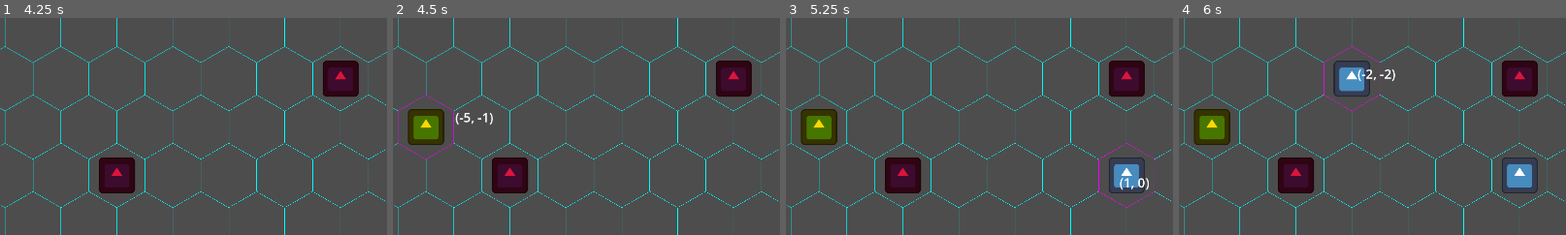
Above: before the commit, frames 1-4 (left to right).
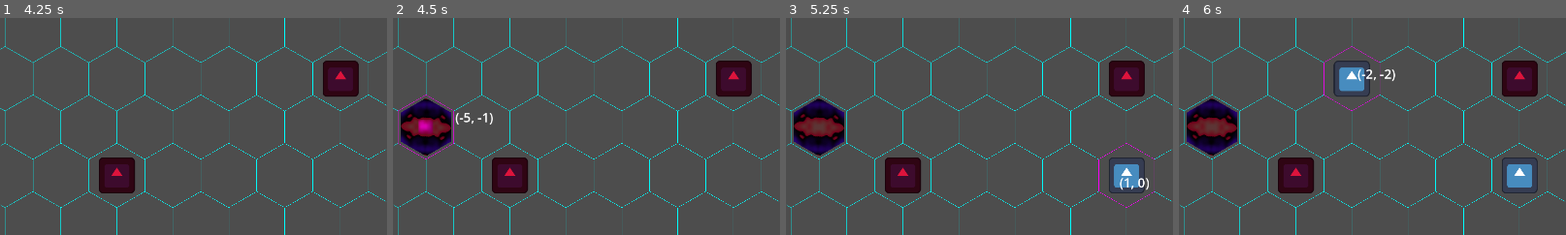
Above: after the commit, the same moments.

Repository: CUGG-2025-Puzzlers/hex-arena
Game: Godot game, scene res://scenes/arena.tscn
Two runs of this game, one before a commit and one after it. Both use one fixed random seed, a clock stepped at 60 frames per second and the inputs below. The engine's default icon, where the game draws it, is replaced by a stand-in: a white triangle on a blue panel in a dark square.
Inputs (mouse positions are % of the whole screen's width and height, from its top left):
- Up to frame 1 (4.25 s): tap Enter at 0.5, 2, 3.5 s; move the mouse to (72, 45) at 0.52 s; press the mouse at (72, 45) at 0.53 s; tap Space (fire_magic) at 1.25, 1.35, 2.75 s; move the mouse to (30, 55) at 1.27 s; release the mouse at (30, 55) at 1.28 s; click (30, 55) at 1.55 s; move the mouse to (60, 28) at 2.02 s; press the mouse at (60, 28) at 2.03 s; move the mouse to (45, 70) at 2.77 s; release the mouse at (45, 70) at 2.78 s; tap R (turn_pure_to_heavy) at 2.85 s; click (45, 70) at 3.05 s; move the mouse to (80, 65) at 3.52 s; press the mouse at (80, 65) at 3.53 s; tap E (turn_pure_to_light) at 3.6 s
- Up to frame 2 (4.5 s): tap Space (fire_magic) at 4.25 s; move the mouse to (20, 35) at 4.27 s; release the mouse at (20, 35) at 4.28 s; tap Q (turn_pure_to_shield) at 4.35 s
- Up to frame 3 (5.25 s): click (20, 35) at 4.55 s; move the mouse to (55, 50) at 5.02 s; press the mouse at (55, 50) at 5.03 s
- Up to frame 4 (6 s): move the mouse to (35, 25) at 5.77 s; release the mouse at (35, 25) at 5.78 s; tap Space (fire_magic) at 5.85 s
The pictures show only the part of the screen within x 13-63%, y 14-64%; the shares and areas given below are measured in that part.

Frame 1 is identical in both runs. In frame 2, 2.6% of the frame differs, in the area x 2-16%, y 37-64%; in frame 3, 2.6%; in frame 4, 2.6%.

Commit message:
Shield Noise Texture + Full (90%) tile collsion

Diff:
--- /dev/null
+++ b/assets/textures/grass_texture.tres
@@ -0,0 +1,16 @@
+[gd_resource type="NoiseTexture2D" format=3 uid="uid://k25hmluknkxx"]
+
+[sub_resource type="Gradient" id="Gradient_788o1"]
+colors = PackedColorArray(0, 0.41960785, 0, 1, 0.02745098, 0.96862745, 0.7921569, 1)
+
+[sub_resource type="FastNoiseLite" id="FastNoiseLite_0f2g5"]
+noise_type = 4
+frequency = 0.039
+
+[resource]
+width = 400
+height = 400
+noise = SubResource("FastNoiseLite_0f2g5")
+color_ramp = SubResource("Gradient_788o1")
+seamless = true
+seamless_blend_skirt = 1.0
--- /dev/null
+++ b/assets/textures/lawn_texture.tres
@@ -0,0 +1,17 @@
+[gd_resource type="NoiseTexture2D" format=3 uid="uid://rgj8d7c2onr6"]
+
+[sub_resource type="Gradient" id="Gradient_788o1"]
+offsets = PackedFloat32Array(0, 0.46875, 1)
+colors = PackedColorArray(0.19215687, 0.5882353, 0.81960785, 1, 0.02745098, 0.1764706, 0, 1, 0.89, 0.80099994, 0.2225, 1)
+
+[sub_resource type="FastNoiseLite" id="FastNoiseLite_0f2g5"]
+noise_type = 3
+frequency = 0.3701
+
+[resource]
+width = 400
+height = 400
+noise = SubResource("FastNoiseLite_0f2g5")
+color_ramp = SubResource("Gradient_788o1")
+seamless = true
+seamless_blend_skirt = 1.0
--- /dev/null
+++ b/assets/textures/magic.tres
@@ -0,0 +1,19 @@
+[gd_resource type="NoiseTexture2D" format=3 uid="uid://fs4nj03e7j1t"]
+
+[sub_resource type="Gradient" id="Gradient_788o1"]
+offsets = PackedFloat32Array(0, 0.23958333, 0.3472222, 0.38297874, 0.5138889, 0.5243056, 0.59375)
+colors = PackedColorArray(0.75678116, 0.25297976, 0.8084265, 1, 0.17297757, 0.4020039, 0.49639267, 1, 0.98, 0.196, 0.9277334, 1, 0.30259997, 0.71377987, 0.89, 1, 0.01, 0.01, 0.0014999998, 1, 0.89, 0.80099994, 0.2225, 1, 1, 0, 0, 0.30588236)
+
+[sub_resource type="FastNoiseLite" id="FastNoiseLite_0f2g5"]
+noise_type = 3
+seed = 1
+frequency = 0.0014
+offset = Vector3(-420.72, -111.57, 0)
+
+[resource]
+width = 400
+height = 400
+noise = SubResource("FastNoiseLite_0f2g5")
+color_ramp = SubResource("Gradient_788o1")
+seamless = true
+seamless_blend_skirt = 1.0
--- /dev/null
+++ b/assets/textures/magic1.tres
@@ -0,0 +1,19 @@
+[gd_resource type="NoiseTexture2D" format=3 uid="uid://cc1am3kxtw80f"]
+
+[sub_resource type="Gradient" id="Gradient_788o1"]
+offsets = PackedFloat32Array(0, 0.23958333, 0.3472222, 0.38297874, 0.5138889, 0.5243056, 0.59375)
+colors = PackedColorArray(0.75678116, 0.25297976, 0.8084265, 1, 0.17297757, 0.4020039, 0.49639267, 1, 0.98, 0.196, 0.9277334, 1, 0.30259997, 0.71377987, 0.89, 1, 0.01, 0.01, 0.0014999998, 1, 0.89, 0.80099994, 0.2225, 1, 1, 0, 0, 0.30588236)
+
+[sub_resource type="FastNoiseLite" id="FastNoiseLite_0f2g5"]
+noise_type = 3
+seed = 1
+frequency = 0.0014
+offset = Vector3(-420.72, -111.57, 0)
+
+[resource]
+width = 400
+height = 400
+noise = SubResource("FastNoiseLite_0f2g5")
+color_ramp = SubResource("Gradient_788o1")
+seamless = true
+seamless_blend_skirt = 1.0
--- a/scenes/magic.tscn
+++ b/scenes/magic.tscn
@@ -1,24 +1,31 @@
-[gd_scene load_steps=4 format=3 uid="uid://bymw2mj6hkty5"]
+[gd_scene format=3 uid="uid://bymw2mj6hkty5"]
 
-[ext_resource type="Script" path="res://scripts/magic.gd" id="1_1u1wh"]
+[ext_resource type="Script" uid="uid://cgy3ov1hdhyys" path="res://scripts/magic.gd" id="1_1u1wh"]
 [ext_resource type="Texture2D" uid="uid://ddpwk5yi3s8v0" path="res://assets/textures/icon.svg" id="2_8w3nk"]
+[ext_resource type="Texture2D" uid="uid://cc1am3kxtw80f" path="res://assets/textures/magic1.tres" id="3_0f2g5"]
 
 [sub_resource type="CapsuleShape2D" id="CapsuleShape2D_07g68"]
 radius = 46.0
 height = 118.0
 
-[node name="Magic" type="Area2D"]
+[node name="Magic" type="Area2D" unique_id=627565832]
 script = ExtResource("1_1u1wh")
 
-[node name="Sprite2D" type="Sprite2D" parent="."]
+[node name="Sprite2D" type="Sprite2D" parent="." unique_id=415175278]
 scale = Vector2(0.7, 0.7)
 texture = ExtResource("2_8w3nk")
 
-[node name="CollisionShape2D" type="CollisionShape2D" parent="."]
+[node name="CollisionShape2D" type="CollisionShape2D" parent="." unique_id=29718005]
 shape = SubResource("CapsuleShape2D_07g68")
 
-[node name="VisibleOnScreenNotifier2D" type="VisibleOnScreenNotifier2D" parent="."]
+[node name="VisibleOnScreenNotifier2D" type="VisibleOnScreenNotifier2D" parent="." unique_id=1483890363]
 position = Vector2(-0.499998, -0.499998)
 scale = Vector2(4.55, 4.55)
 
+[node name="Shield Texture" type="Polygon2D" parent="." unique_id=201908227]
+visible = false
+texture_repeat = 3
+texture = ExtResource("3_0f2g5")
+polygon = PackedVector2Array(-7, -88, 97, -25, 85, 78, -33, 104, -101, -30)
+
 [connection signal="area_entered" from="." to="." method="_on_area_entered"]
--- a/scenes/main.tscn
+++ b/scenes/main.tscn
@@ -1,3 +1,3 @@
 [gd_scene format=3 uid="uid://dx8rj2nsj3mpg"]
 
-[node name="Main" type="Node2D"]
+[node name="Main" type="Node2D" unique_id=302006402]
--- a/scripts/magic.gd
+++ b/scripts/magic.gd
@@ -69,10 +69,14 @@
 			health = 200
 			damage = 100
 		MagicType.SHIELD:
-			modulate=Color.GOLD
+			modulate=Color.WEB_PURPLE
 			health = 100
 			damage = 100
 
+			visualize_shield()
+			scale = 0.9*Vector2.ONE
+			var coll_shape :CollisionShape2D = get_node("CollisionShape2D")
+			coll_shape.shape =	HexCells.hex_polygon_shape
 
 func _process(delta: float) -> void:
 	if rolling:
@@ -172,3 +176,21 @@
 			else:
 				rolling_pathfollow.queue_free()
 	queue_free()
+
+func visualize_shield():
+	var polygon : Polygon2D = get_node("Shield Texture")
+	polygon.polygon = HexCells.hex_shape.duplicate()
+
+	var bounding_box: Rect2 = Rect2()
+	bounding_box.position = Vector2(polygon.polygon[5].x,polygon.polygon[0].y)
+	bounding_box.size = abs(bounding_box.position)*2
+
+	var scale_vec : Vector2 = polygon.texture.get_size()/bounding_box.size
+	polygon.texture_scale = Vector2.ONE*min(scale_vec.x,scale_vec.y)
+	#polygon.texture_offset = -bounding_box.position
+	#polygon.texture_offset = position-bounding_box.position
+	#polygon.texture_rotation = randfn(0, PI*0.01)
+	polygon.texture_rotation=randfn(PI*randi_range(0,5)/3,PI*0.05)
+
+	polygon.visible=true
+	get_node("Sprite2D").visible = false
--- a/scripts/resources/Hex-Cells.gd
+++ b/scripts/resources/Hex-Cells.gd
@@ -29,7 +29,8 @@
 static var curr_cell: Vector2i = Vector2i()
 
 var points = []
-var hex_shape = []
+static var hex_shape = []
+static var hex_polygon_shape : ConvexPolygonShape2D
 
 
 func recalculate() -> void:
@@ -39,6 +40,10 @@
 	hex_shape = []
 	for i in range(6):
 		hex_shape.append(r*Vector2.UP.rotated(i*PI/3.))
+
+	hex_polygon_shape = ConvexPolygonShape2D.new()
+	hex_polygon_shape.points=hex_shape.duplicate()
+
 	hex_shape.append(hex_shape.front())
 
 	vertical_n = max(int(height/(hex_height))-1,0)+1
@@ -74,8 +79,16 @@
 
 		if curr_cell!=new_curr_cell:
 			curr_cell = new_curr_cell
+
+			text.text = str(curr_cell)
+			if cell_dict.has(curr_cell):
+				get_node("LazyFollow").position = map_to_local(curr_cell)
+
 			Events.emit_signal("select_new_cell",curr_cell)
 			queue_redraw()
+
+		text.position = get_global_mouse_position()+Vector2(25,-5)
+
 	if Input.is_action_pressed("place_magic"):
 		if cell_dict.has(curr_cell) and \
 		not is_instance_valid(cell_dict[curr_cell]):
@@ -149,12 +162,6 @@
 
 	var result = Vector2i(x,y)
 
-	if cell_dict.has(result):
-		get_node("LazyFollow").position = map_to_local(result)
-
-	text.text = str(result)
-	text.position = pos+Vector2(25,-5)
-
 	return result
 
 static func map_to_local(pos: Vector2i):
Binary file added: assets/textures/wall_voronoi.png
Not shown, added: assets/textures/wall_voronoi.png.import
